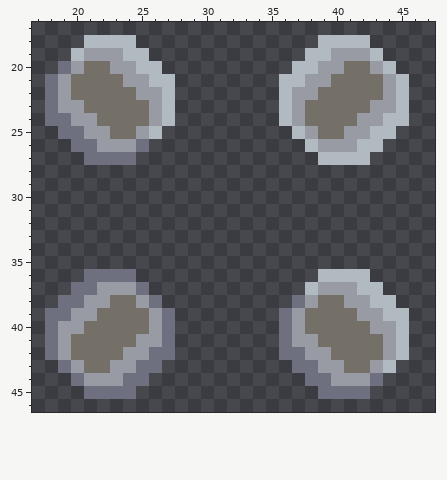
Pixel-art sprite, stored at sprites/blocks/production/1-2-adamantite-breaker-frame2.png. The picture above was drawn from the file before the commit.
The file is 64x64 pixels. Shown: x 17..47, y 17..46.
Now the later version:
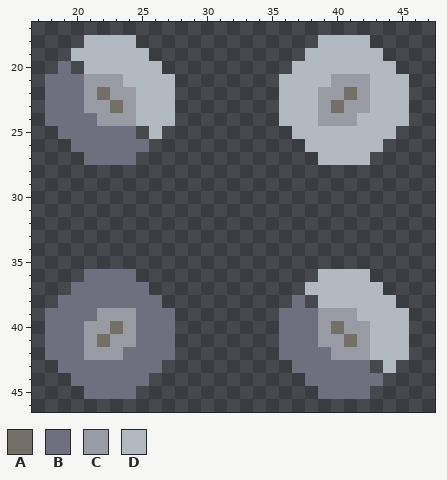
Palette (. is transparent): A #747067  B #6e7080  C #989aa4  D #b0bac0
Commit: Inverted the breaker animation
What changed:
y 19: x 21..23 CCC -> DDD; x 40..42 CCC -> DDD
y 20: x 20..24 CAACC -> .DDDD; x 39..43 CCAAC -> DDDDD
y 21: x 19..25 CAAAACC -> BBCCCDD; x 38..44 CCAAAAC -> DDCCCDD
y 22: x 19..21 CAA -> BBC; x 23..26 AACC -> CCDD; x 37..40 CCAA -> DDCC; x 42..44 AAC -> CDD
y 23: x 19..22 CCAA -> BBCC; x 24..26 AAC -> CDD; x 37..39 CAA -> DDC; x 41..44 AACC -> CCDD
y 24: x 20..26 CCAAAAC -> BBCCCDD; x 37..43 CAAAACC -> DDCCCDD
y 25: x 21..25 CCAAC -> BBBB.; x 38..42 CAACC -> DDDDD
y 26: x 22..24 CCC -> BBB; x 39..41 CCC -> DDD
y 37: x 22..24 CCC -> BBB; x 39..41 CCC -> DDD
y 38: x 21..25 CCAAC -> BBBBB; x 38..42 CAACC -> .DDDD
y 39: x 20..26 CCAAAAC -> BBCCCBB; x 37..43 CAAAACC -> BBCCCDD
y 40: x 19..22 CCAA -> BBCC; x 24..26 AAC -> CBB; x 37..39 CAA -> BBC; x 41..44 AACC -> CCDD
y 41: x 19..21 CAA -> BBC; x 23..26 AACC -> CCBB; x 37..40 CCAA -> BBCC; x 42..44 AAC -> CDD
y 42: x 19..25 CAAAACC -> BBCCCBB; x 38..44 CCAAAAC -> BBCCCDD
y 43: x 20..24 CAACC -> BBBBB; x 39..43 CCAAC -> BBBB.
y 44: x 21..23 CCC -> BBB; x 40..42 CCC -> BBB
